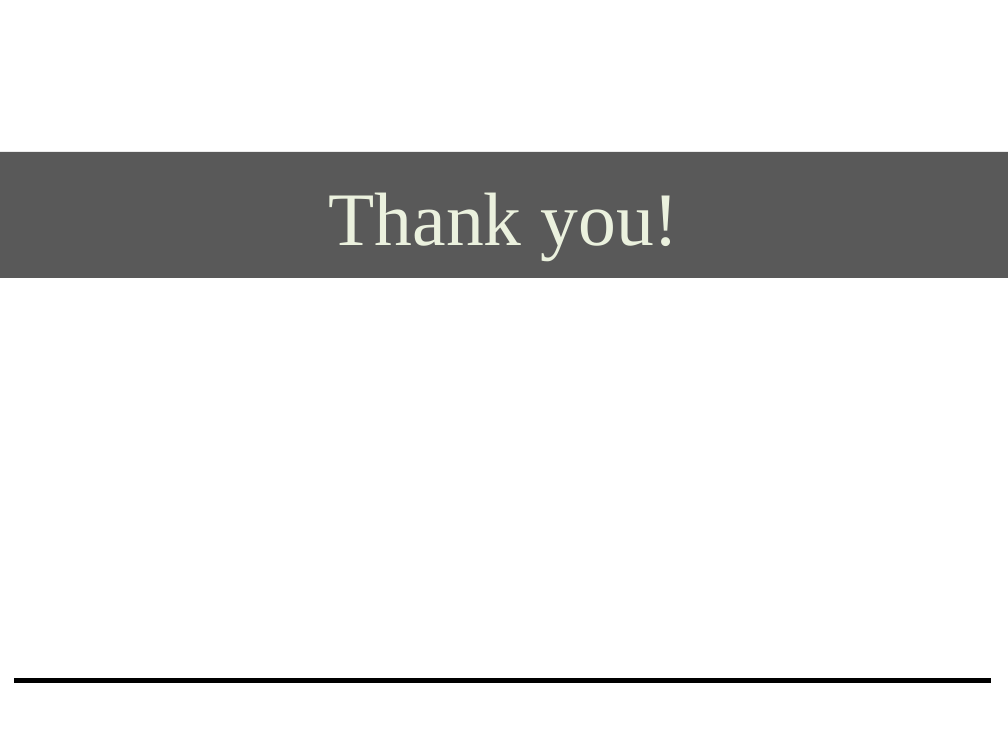
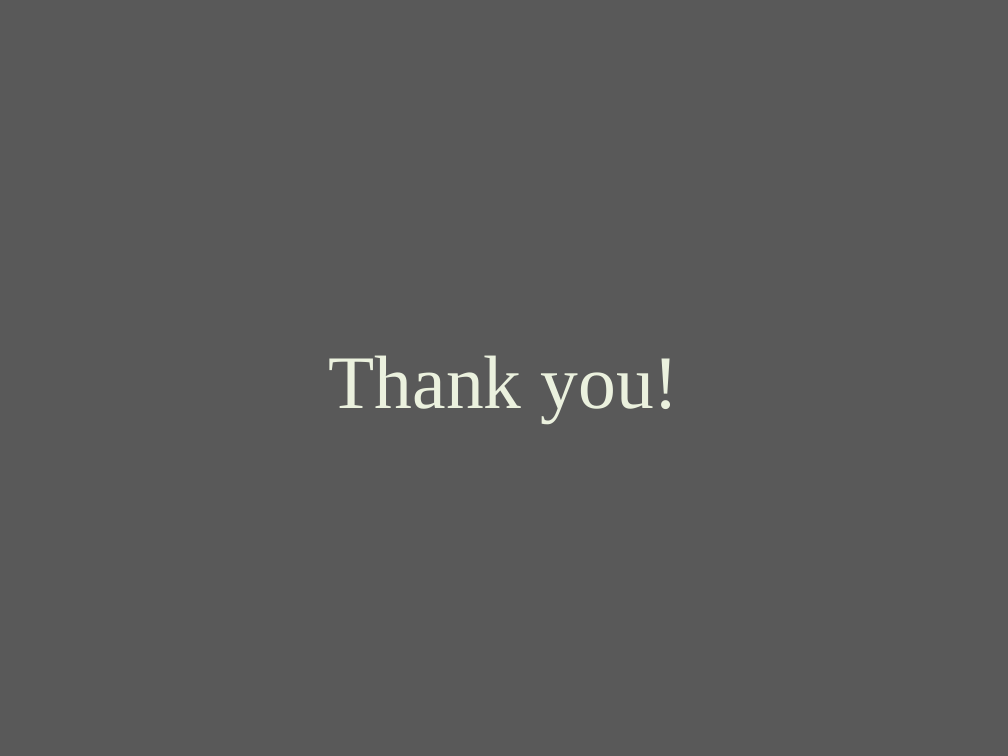
Before and after one commit to sanketrd09/collegepptwork, a slide deck: slide 21 of HybridApp-powerpoint.pptx (slide 13 before the commit). Drawn at 1008x756 pixels with LibreOffice and Linux fonts; fonts in the diff are those of the drawing. Boxes give left, top, right and bottom in pixels: in the first picture for what was removed or moved away, otherwise in the second. Text is boxed around its words. In the diff, an @@ line names an element or a change of style, - is before the commit and + after.

```diff
--- a/HybridApp-powerpoint.pptx
+++ b/HybridApp-powerpoint.pptx
@@ rectangle "Thank you!": place and size @@
-rectangle "Thank you!" at <box>0,152,1008,278</box>
+rectangle "Thank you!" at <box>0,0,1008,756</box>
@@ line removed from (14, 680) to (991, 680) @@
```
Also in this commit, not shown: 2 other slides changed, 8 slides added, 2 other files.
